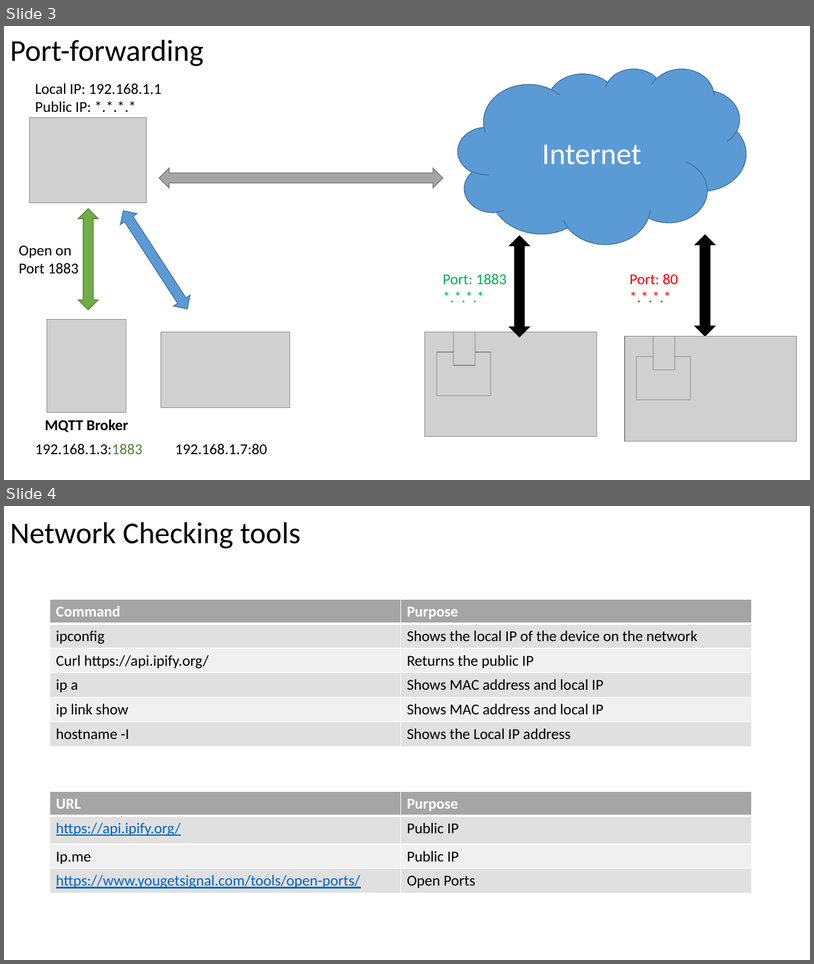
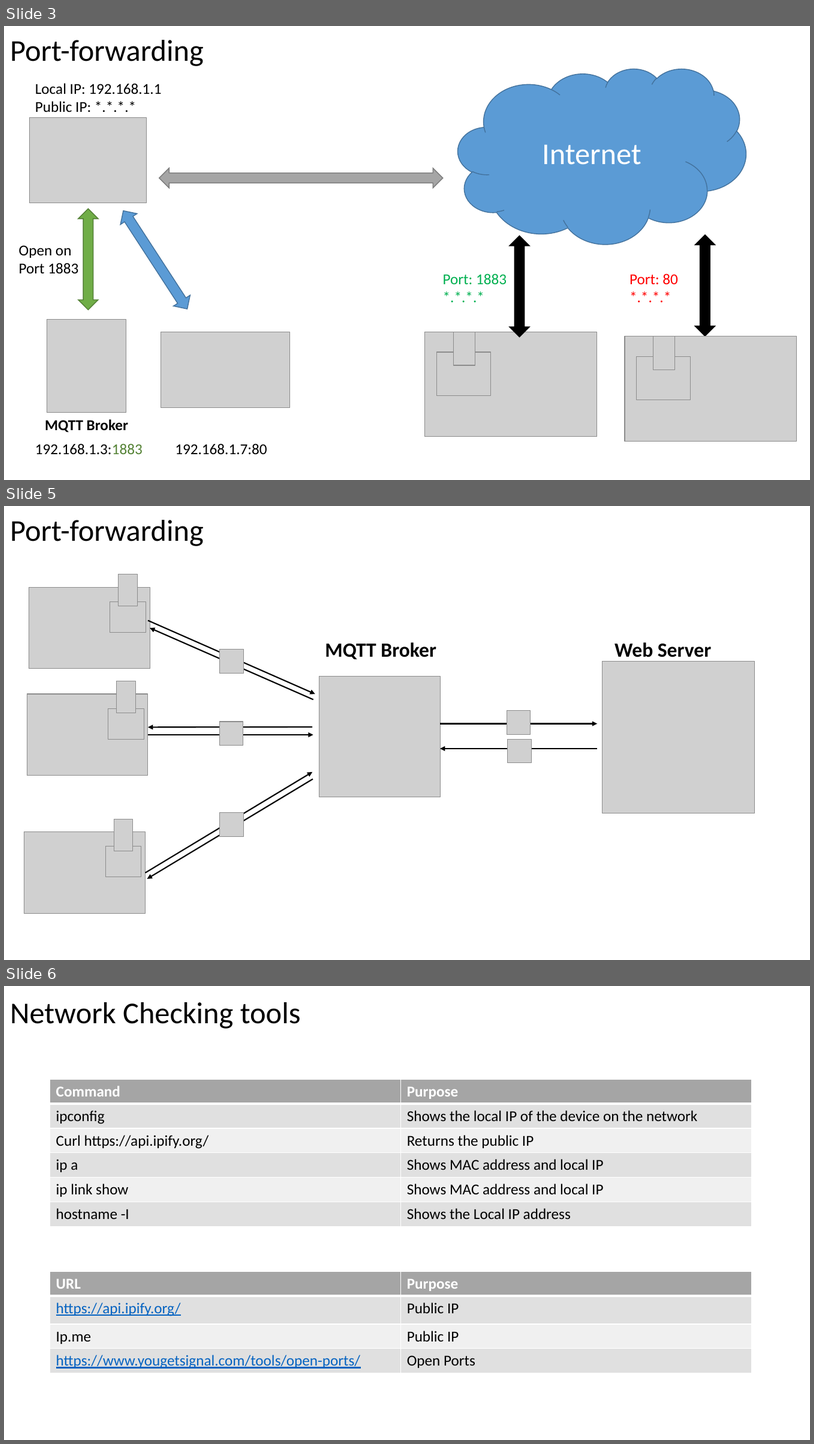
Before and after one commit to hamidrezaHemati/MQTT-AutoLock, a slide deck: Broker Setup and port forwarding/Wi-fi Modem Config & Port forwarding.pptx. Shown one above the other, each under a label of ours: slides 3 and 4 before the commit, slides 3, 5 and 6 after it; the slides between them are not shown. The pictures are 814x964 and 814x1444 pixels, drawn with LibreOffice and Linux fonts; fonts in the diff are those of the drawing; grey boxes stand for pictures. Boxes give left, top, right and bottom in pixels: in the first picture for what was removed or moved away, otherwise in the second. Text is boxed around its words. In the diff, an @@ line names an element or a change of style, - is before the commit and + after.

```diff
--- a/Broker Setup and port forwarding/Wi-fi Modem Config & Port forwarding.pptx
+++ b/Broker Setup and port forwarding/Wi-fi Modem Config & Port forwarding.pptx
@@ slide 5 added at (4, 506, 810, 960), background #FFFFFF @@
@@ title added at (10, 520, 204, 546), 36 pt, text #000000 @@
+Port-forwarding
@@ picture added at (119, 574, 138, 606) @@
@@ picture added at (29, 587, 150, 669) @@
@@ picture added at (110, 601, 146, 633) @@
@@ arrow added from (148, 621) to (315, 694), #000000 1.5 pt @@
@@ arrow added from (314, 700) to (150, 628), #000000 1.5 pt @@
@@ picture added at (220, 649, 243, 673) @@
@@ text added at (325, 642, 437, 660), 24 pt, text #000000, bold @@
+MQTT Broker
@@ text added at (615, 642, 711, 661), 24 pt, text #000000, bold @@
+Web Server
@@ picture added at (603, 661, 755, 813) @@
@@ picture added at (117, 681, 136, 712) @@
@@ picture added at (319, 676, 440, 797) @@
@@ picture added at (27, 694, 148, 776) @@
@@ picture added at (108, 708, 144, 739) @@
@@ picture added at (219, 721, 243, 745) @@
@@ picture added at (507, 711, 531, 734) @@
@@ arrow added from (148, 735) to (314, 735), #000000 1.5 pt @@
@@ arrow added from (312, 727) to (148, 727), #000000 1.5 pt @@
@@ arrow added from (440, 724) to (597, 724), #000000 1.5 pt @@
@@ picture added at (508, 739, 531, 762) @@
@@ arrow added from (597, 748) to (440, 748), #000000 1.5 pt @@
@@ arrow added from (146, 873) to (312, 772), #000000 1.5 pt @@
@@ arrow added from (313, 779) to (147, 879), #000000 1.5 pt @@
@@ picture added at (114, 819, 134, 850) @@
@@ picture added at (220, 813, 243, 837) @@
@@ picture added at (24, 832, 146, 914) @@
@@ picture added at (105, 846, 141, 877) @@
@@ what was slide 4 is now slide 6 @@
```
Also in this commit, not shown: 1 other slide added, 5 other files.
